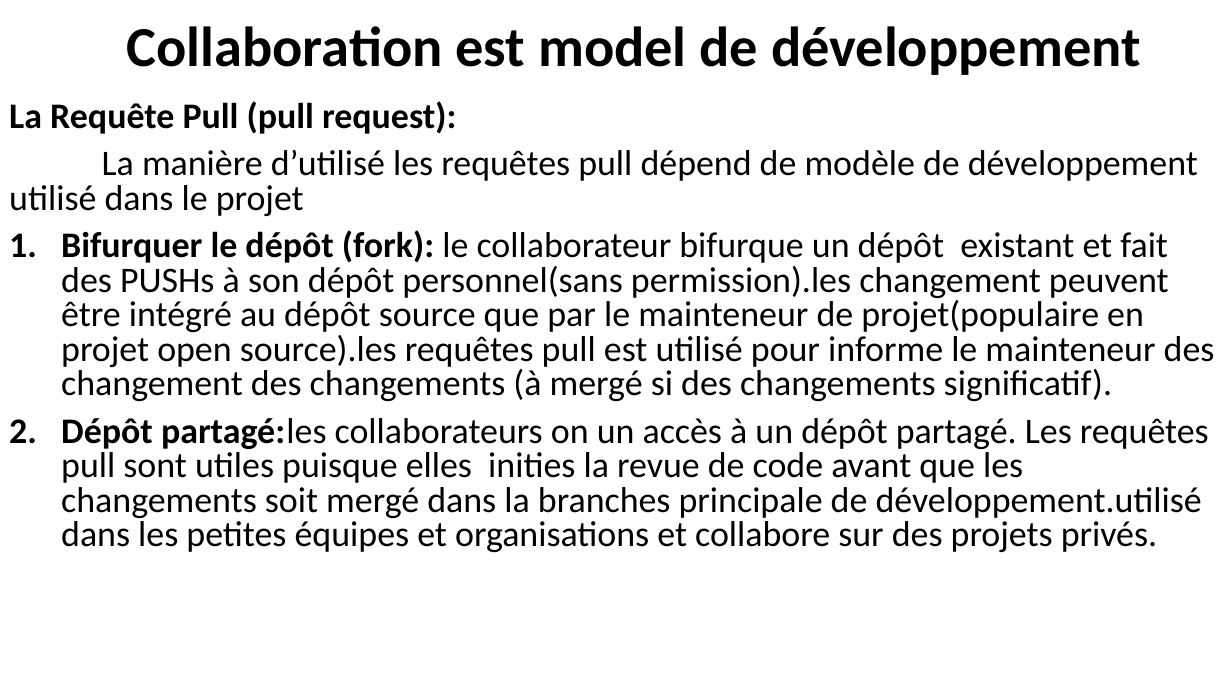
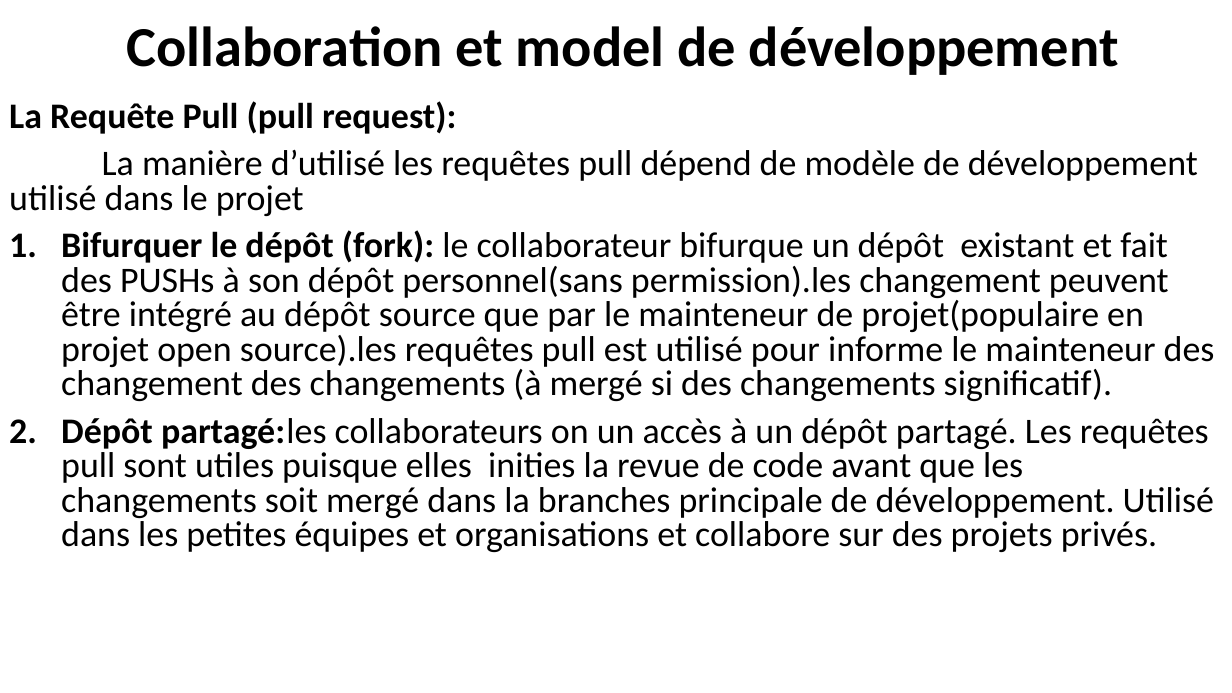
Before and after one commit to belakebiboussad/form, a slide deck: slide 20 of Formation Git.pptx. Drawn at 1232x693 pixels with LibreOffice and Linux fonts; fonts in the diff are those of the drawing. Boxes give left, top, right and bottom in pixels: in the first picture for what was removed or moved away, otherwise in the second. Text is boxed around its words. In the diff, an @@ line names an element or a change of style, - is before the commit and + after.

```diff
--- a/Formation Git.pptx
+++ b/Formation Git.pptx
@@ title at box(127, 26, 1119, 75): text changed @@
-Collaboration est model de développement
+Collaboration et model de développement
@@ text at box(61, 418, 1214, 552): text changed @@
-2. Dépôt partagé: les collaborateurs on un accès à un dépôt partagé. Les requêtes pull sont utiles puisque elles inities la revue de code avant que les changements soit mergé dans la branches principale de développement.utilisé dans les petites équipes et organisations et collabore sur des projets privés.
+2. Dépôt partagé: les collaborateurs on un accès à un dépôt partagé. Les requêtes pull sont utiles puisque elles inities la revue de code avant que les changements soit mergé dans la branches principale de développement. Utilisé dans les petites équipes et organisations et collabore sur des projets privés.
```
Also in this commit, not shown: 4 other slides changed, 3 slides added, 2 other files.
